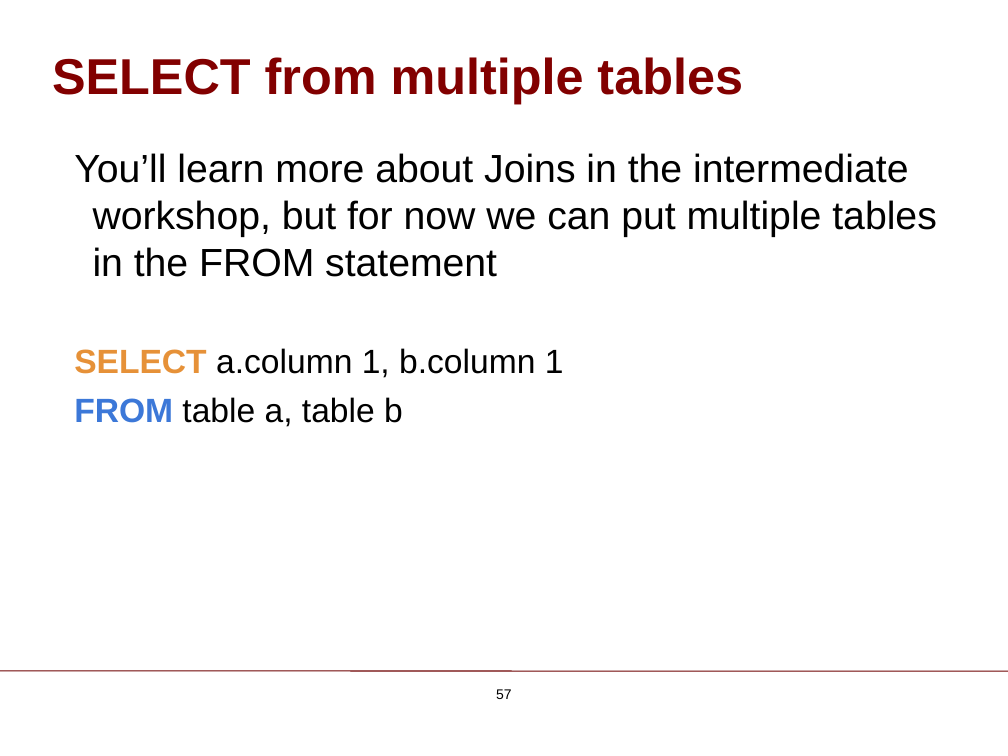
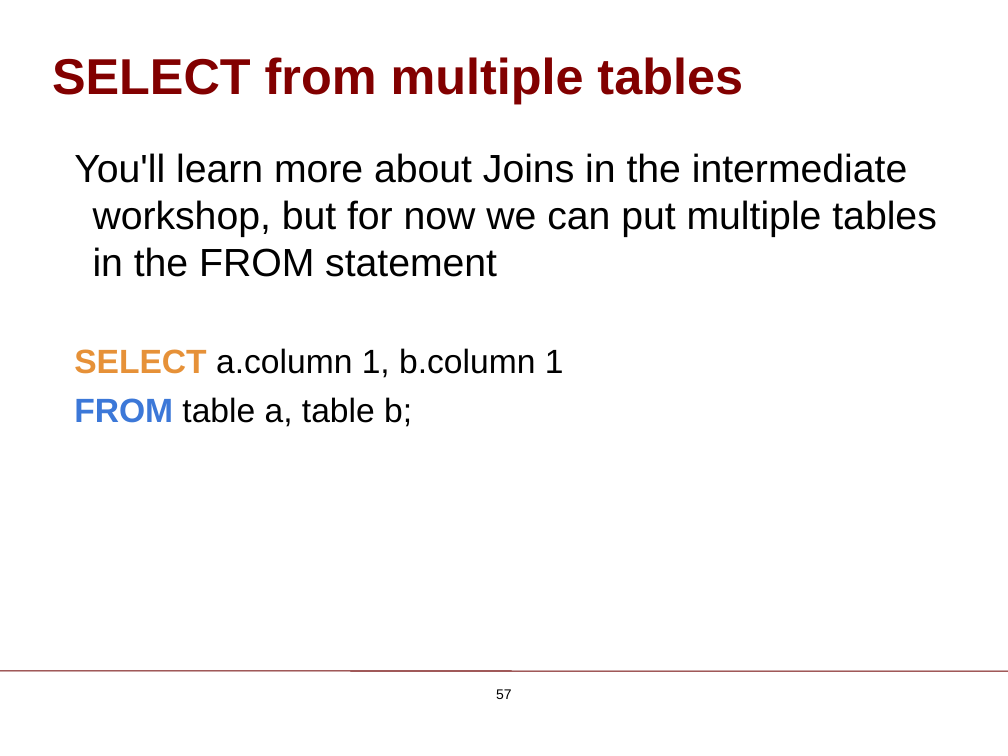
Before and after one commit to ChicagoBoothAnalytics/site, a slide deck: slide 57 of zzz MEDIA/SQL Basics.pptx. Drawn at 1008x756 pixels with LibreOffice and Linux fonts; fonts in the diff are those of the drawing; background and template pictures are left out. Boxes give left, top, right and bottom in pixels: in the first picture for what was removed or moved away, otherwise in the second. Text is boxed around its words. In the diff, an @@ line names an element or a change of style, - is before the commit and + after.

```diff
--- a/zzz MEDIA/SQL Basics.pptx
+++ b/zzz MEDIA/SQL Basics.pptx
@@ text at bbox=[74, 153, 936, 277]: text changed @@
-You’ll learn more about Joins in the intermediate workshop, but for now we can put multiple tables in the FROM statement
+You'll learn more about Joins in the intermediate workshop, but for now we can put multiple tables in the FROM statement
@@ text at bbox=[74, 397, 412, 427]: text changed @@
-FROM table a, table b
+FROM table a, table b;
```
Also in this commit, not shown: 43 other slides changed, 1 other file.
